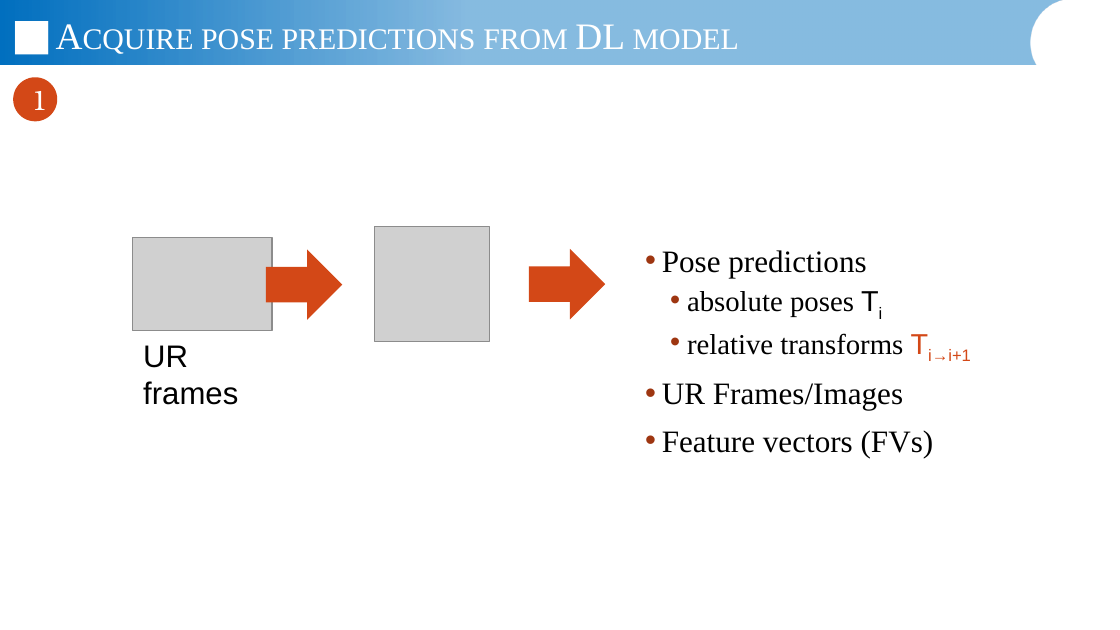
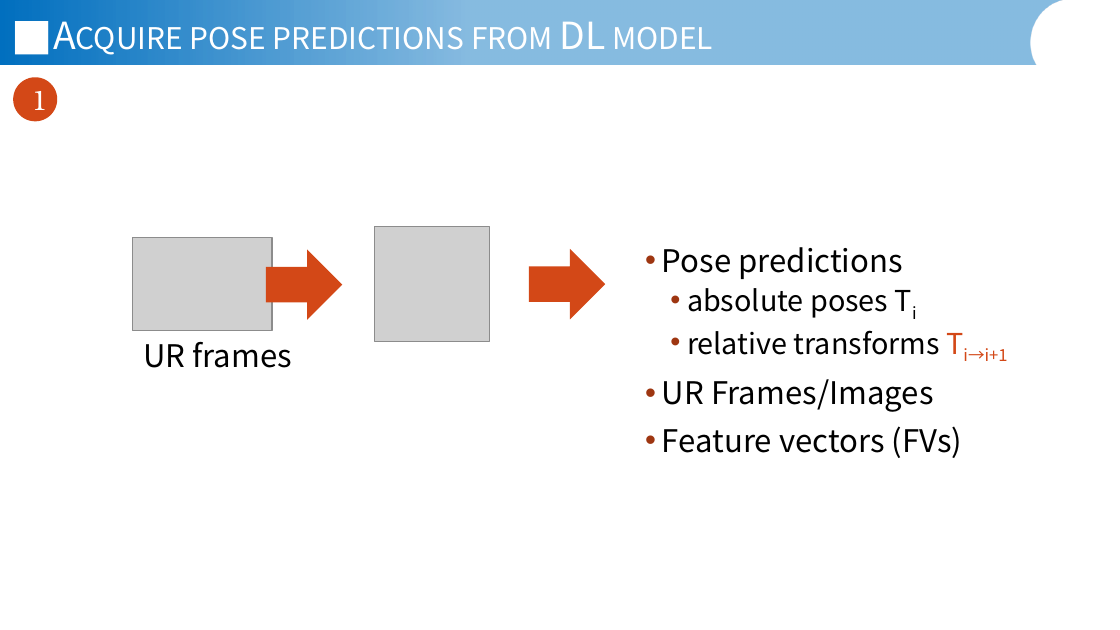
Before and after one commit to JannisIwate/freehand_ur_pgo, a slide deck: slide 8 of documents/Jannis_Meyer_Presentation_11_05_2026.pptx. Drawn at 1120x630 pixels with LibreOffice and Linux fonts; fonts in the diff are those of the drawing; grey boxes stand for pictures; background and template pictures are left out. Boxes give left, top, right and bottom in pixels: in the first picture for what was removed or moved away, otherwise in the second. Text is boxed around its words. In the diff, an @@ line names an element or a change of style, - is before the commit and + after.

```diff
--- a/documents/Jannis_Meyer_Presentation_11_05_2026.pptx
+++ b/documents/Jannis_Meyer_Presentation_11_05_2026.pptx
@@ title "Acquire pose predictions from DL ..." at (x1=190, y1=21, x2=713, y2=50): font Times New Roman to Noto Sans CJK JP @@
@@ text "Pose predictions" at (x1=662, y1=247, x2=1007, y2=458): font Times New Roman to Noto Sans CJK JP; font Arial to Noto Sans CJK JP in "Ti", "Ti→i+1" @@
@@ text "UR frames" at (x1=143, y1=342, x2=292, y2=368): font Arial to Noto Sans CJK JP @@
```
Also in this commit, not shown: 15 other slides changed, 1 other file.
